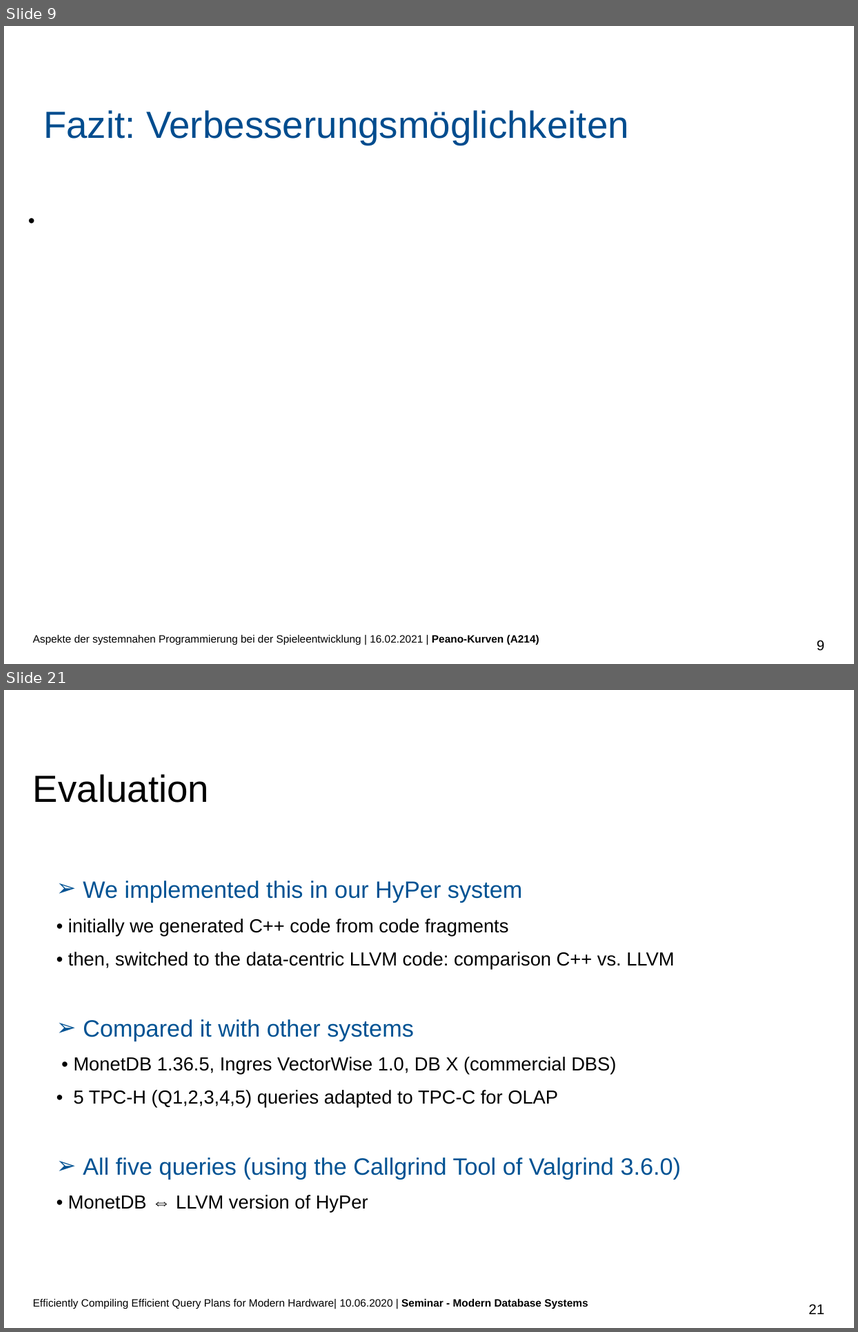
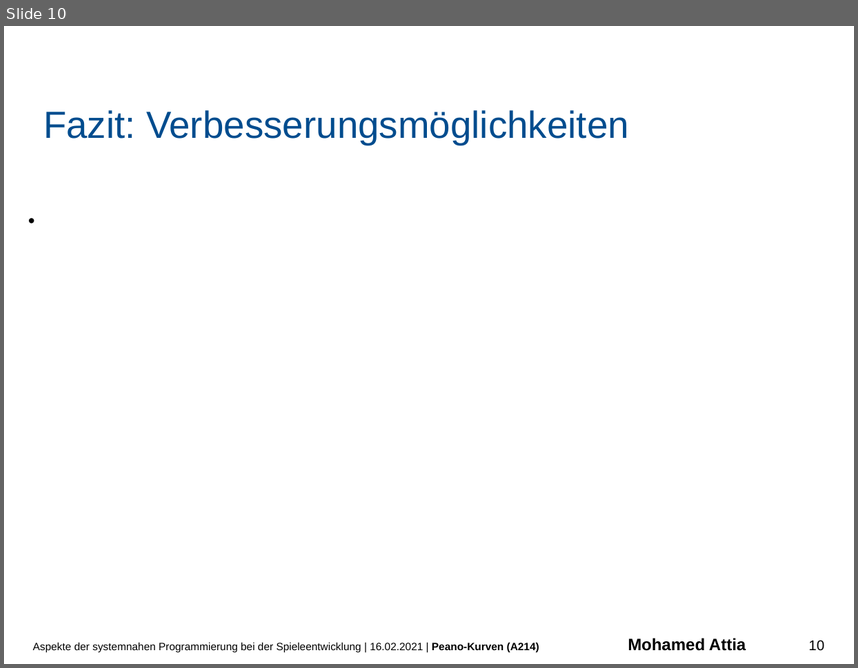
Before and after one commit to PaddlePad/ASP-Peano, a slide deck: Ausarbeitung/präzi.pptx. Shown one above the other, each under a label of ours: slides 9 and 21 before the commit, slide 10 after it; the slides between them are not shown. The pictures are 858x1332 and 858x668 pixels, drawn with LibreOffice and Linux fonts; fonts in the diff are those of the drawing; background and template pictures are left out. Boxes give left, top, right and bottom in pixels: in the first picture for what was removed or moved away, otherwise in the second. Text is boxed around its words. In the diff, an @@ line names an element or a change of style, - is before the commit and + after.

```diff
--- a/Ausarbeitung/präzi.pptx
+++ b/Ausarbeitung/präzi.pptx
@@ slide 21 removed at bbox=[4, 690, 854, 1328], background #FFFFFF @@
@@ text removed at bbox=[33, 774, 210, 802] @@
-Evaluation
@@ text removed at bbox=[68, 880, 682, 1212] @@
-➢ We implemented this in our HyPer system
-• initially we generated C++ code from code fragments
-• then, switched to the data-centric LLVM code: comparison C++ vs. LLVM
-➢ Compared it with other systems
-• MonetDB 1.36.5, Ingres VectorWise 1.0, DB X (commercial DBS)
-• 5 TPC-H (Q1,2,3,4,5) queries adapted to TPC-C for OLAP
-➢ All ﬁve queries (using the Callgrind Tool of Valgrind 3.6.0)
-• MonetDB ⇔ LLVM version of HyPer
@@ text removed at bbox=[81, 1298, 588, 1308] @@
-Eﬃciently Compiling Eﬃcient Query Plans for Modern Hardware| 10.06.2020 | Seminar - Modern Database Systems
@@ page number removed at bbox=[809, 1303, 824, 1314] @@
-21
@@ what was slide 9 is now slide 10 @@
@@ slide 10 changed as well @@
@@ text at bbox=[33, 637, 746, 652]: text changed @@
-Aspekte der systemnahen Programmierung bei der Spieleentwicklung | 16.02.2021 | Peano-Kurven (A214)
+Aspekte der systemnahen Programmierung bei der Spieleentwicklung | 16.02.2021 | Peano-Kurven (A214) Mohamed Attia
@@ page number at bbox=[809, 639, 824, 650]: text changed @@
-9
+10
```
Also in this commit, not shown: 9 other slides changed, 1 slide added, 13 other slides removed.
